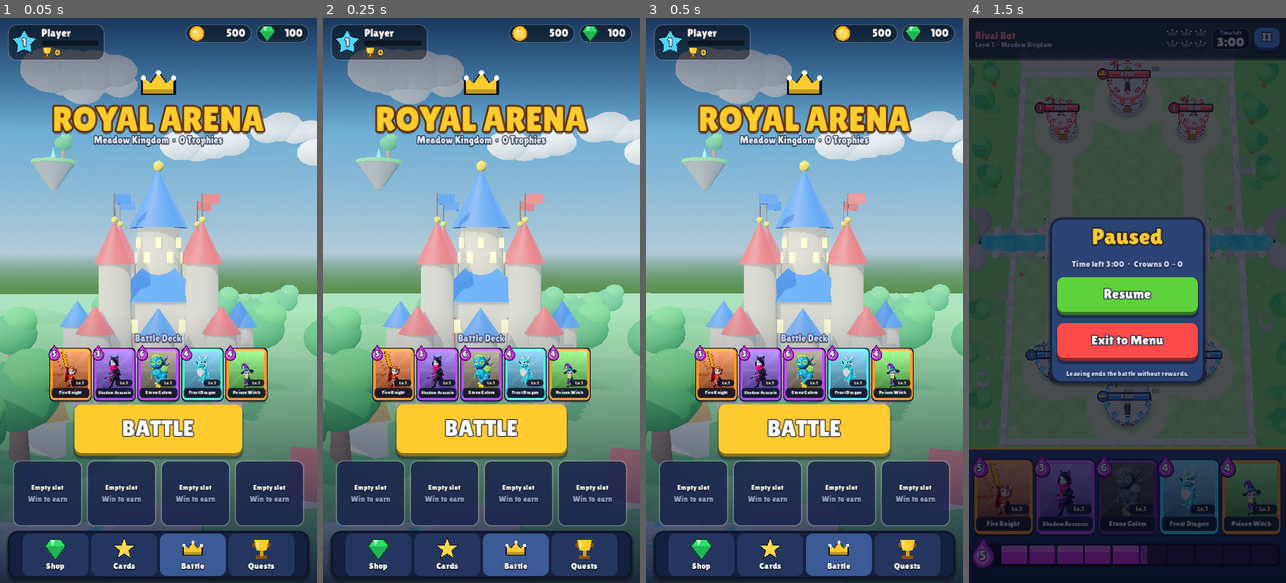
Above: before the commit, frames 1-4 (left to right).
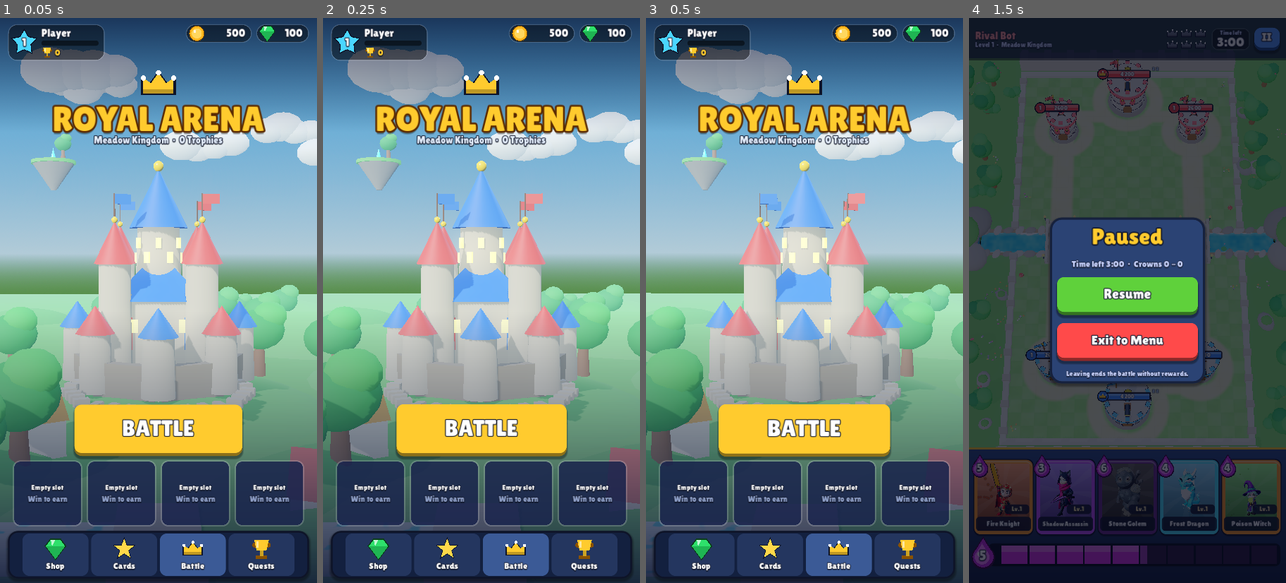
Above: after the commit, the same moments.

Repository: kenanbjelic12/Royal
Game: Godot game, scene res://Scenes/MainMenu/MainMenu.tscn
The game is run twice, just before and just after one commit, with the same random seed, the same clock (stepped at 60 frames per second) and the same inputs.
Inputs:
- Up to frame 1 (0.05 s): no input
- Up to frame 2 (0.25 s): no input
- Up to frame 3 (0.5 s): no input
- Up to frame 4 (1.5 s): click "BATTLE" at 0.5 s; click "II" at 1.25 s

The runs differ from the first frame. In frame 1, 6.5% of the frame differs, in the area x 15-85%, y 55-68%; in frame 2, 6.5%; in frame 3, 6.5%; in frame 4, nothing differs.

Commit message:
Main menu: remove battle deck row above the Battle button
Co-Authored-By: Claude Opus 5.5 <noreply@anthropic.com>
Claude-Session: https://claude.ai/code/session_01H7mHSbPM86t11M3b526Com

Diff:
--- a/Scripts/UI/MainMenu.gd
+++ b/Scripts/UI/MainMenu.gd
@@ -32,12 +32,9 @@
 	var vs := get_viewport().get_visible_rect().size
 	var compact := vs.x > vs.y * 0.9
 	(ui.find_child("LogoCrown", true, false) as Control).visible = not compact
-	(ui.find_child("DeckTitle", true, false) as Control).visible = not compact
 	(ui.find_child("Logo", true, false) as Label).add_theme_font_size_override("font_size", 56 if compact else 78)
 	for slot in _chest_slots:
 		slot.custom_minimum_size = Vector2(158, 96 if compact else 150)
-	for cv in (ui.find_child("DeckRow", true, false) as Control).get_children():
-		(cv as Control).custom_minimum_size = Vector2(70, 89) if compact else Vector2(92, 117)
 	_battle_btn.custom_minimum_size = Vector2(380, 84 if compact else 116)
 
 func _build() -> void:
@@ -136,21 +133,6 @@
 	mid.mouse_filter = Control.MOUSE_FILTER_IGNORE
 	root.add_child(mid)
 
-	# --- battle deck preview
-	var deck_title := UIStyle.label("Battle Deck", 22, Color("#c9d4ff"), 5)
-	deck_title.name = "DeckTitle"
-	root.add_child(deck_title)
-	var deck_row := HBoxContainer.new()
-	deck_row.name = "DeckRow"
-	deck_row.alignment = BoxContainer.ALIGNMENT_CENTER
-	deck_row.add_theme_constant_override("separation", 8)
-	root.add_child(deck_row)
-	for d in CardDatabase.deck():
-		var cv := CardView.new().setup(d, EconomyManager.get_card_level(d.id))
-		cv.custom_minimum_size = Vector2(92, 117)
-		cv.pressed.connect(func(_c): GameManager.goto(GameManager.SCENE_CARDS))
-		deck_row.add_child(cv)
-
 	# --- battle button
 	_battle_btn = UIStyle.button("BATTLE", UIStyle.GOLD, 52, Vector2(380, 116))
 	_battle_btn.name = "BattleButton"
